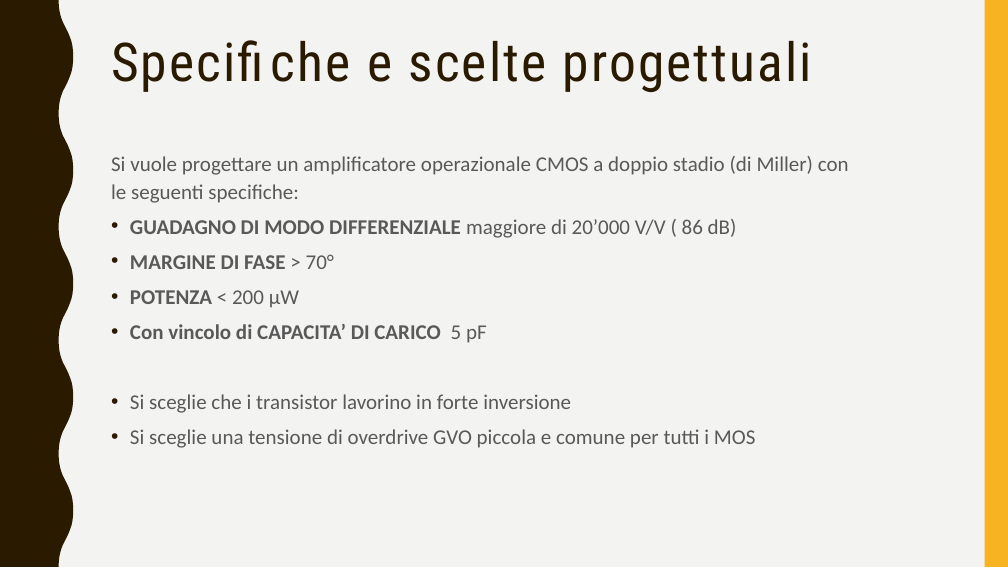
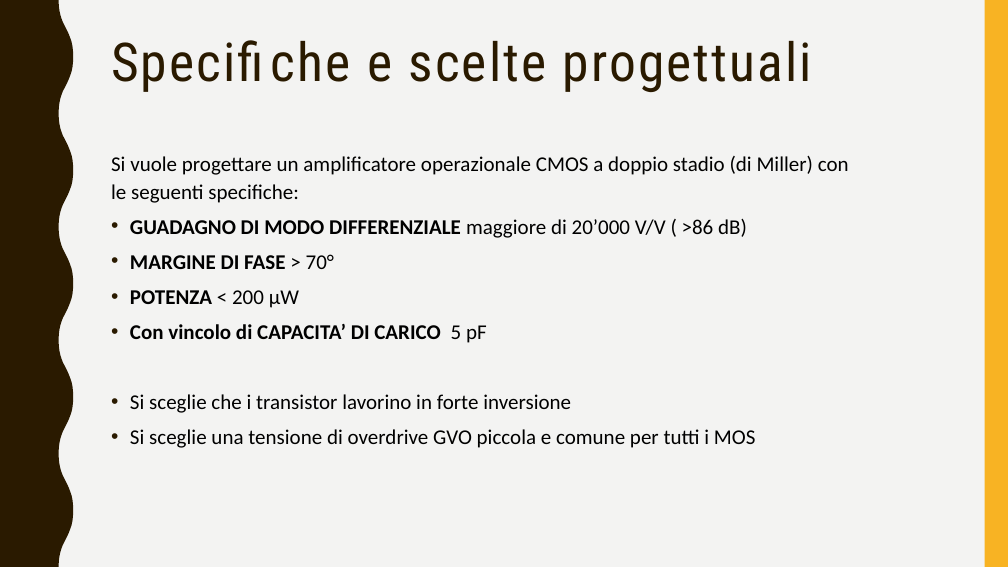
Before and after one commit to alessio-capello/MicroElectronics, a slide deck: slide 19 of MicroB/MicroBpresentazione.pptx (slide 18 before the commit). Drawn at 1008x567 pixels with LibreOffice and Linux fonts; fonts in the diff are those of the drawing. Boxes give left, top, right and bottom in pixels: in the first picture for what was removed or moved away, otherwise in the second. Text is boxed around its words. In the diff, an @@ line names an element or a change of style, - is before the commit and + after.

```diff
--- a/MicroB/MicroBpresentazione.pptx
+++ b/MicroB/MicroBpresentazione.pptx
@@ text at bbox=[111, 156, 849, 448]: text colour #595959 to #000000 in "Si vuole progettare un amplificatore operazionale CMOS ...", "MARGINE DI FASE > 70°", "POTENZA < 200 µW", "Con vincolo di CAPACITA’ DI CARICO 5 ..." and 2 more places @@
@@ text at bbox=[130, 219, 747, 238]: text changed; text colour #595959 to #000000 @@
-• GUADAGNO DI MODO DIFFERENZIALE maggiore di 20’000 V/V ( 86 dB)
+• GUADAGNO DI MODO DIFFERENZIALE maggiore di 20’000 V/V ( >86 dB)
```
Also in this commit, not shown: 16 other slides changed, 4 slides added, 1 slide removed, 2 other files.
